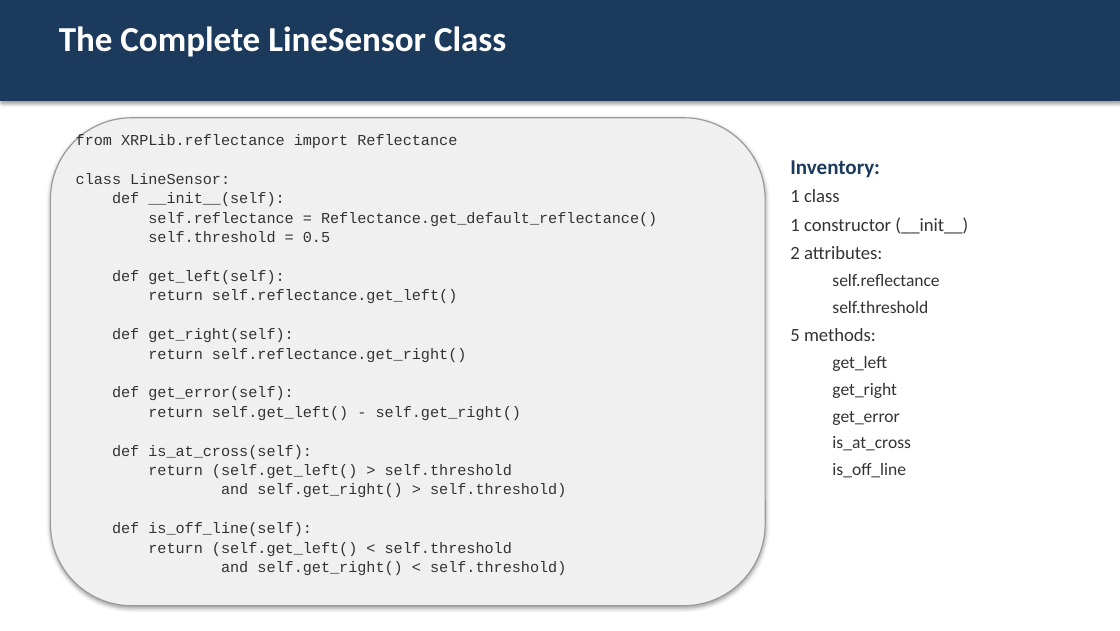
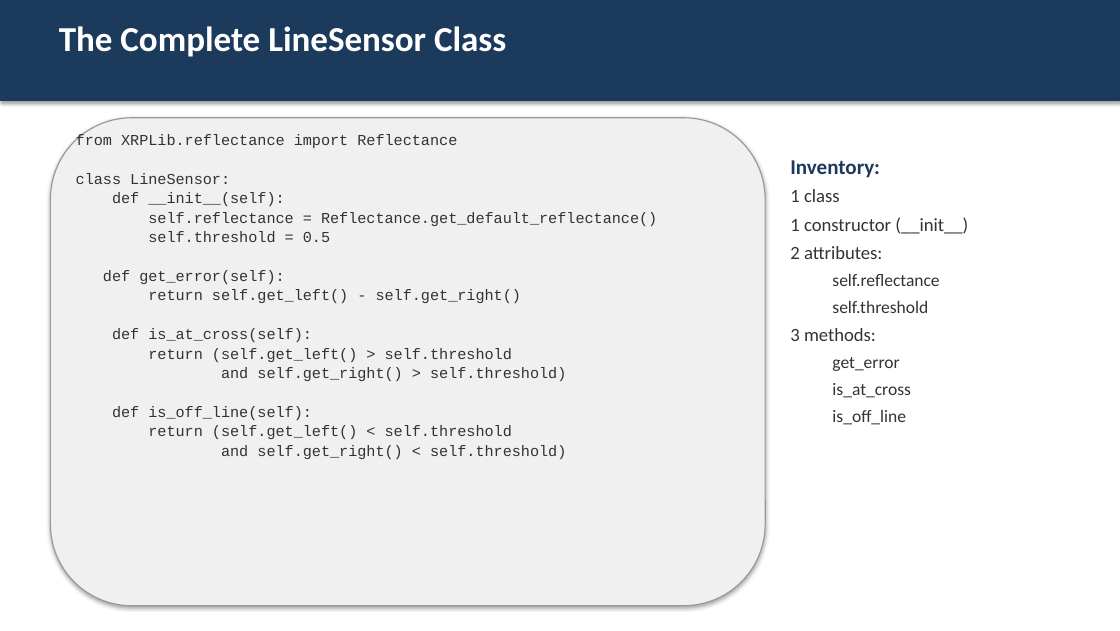
Before and after one commit to bradamiller/IntoToPython, a slide deck: slide 10 of module-02-line-tracking/slides/08-introduction-to-classes.pptx. Drawn at 1120x631 pixels with LibreOffice and Linux fonts; fonts in the diff are those of the drawing. Boxes give left, top, right and bottom in pixels: in the first picture for what was removed or moved away, otherwise in the second. Text is boxed around its words. In the diff, an @@ line names an element or a change of style, - is before the commit and + after.

```diff
--- a/module-02-line-tracking/slides/08-introduction-to-classes.pptx
+++ b/module-02-line-tracking/slides/08-introduction-to-classes.pptx
@@ text at [112, 270, 467, 362]: paragraphs removed @@
-def get_left(self):
-return self.reflectance.get_left()
-def get_right(self):
-return self.reflectance.get_right()
@@ text at [790, 328, 876, 341]: text changed; size 15 to 16 pt @@
-5 methods:
-  get_left
-  get_right
+3 methods:
```
Also in this commit, not shown: 11 other slides changed, 5 other files.
